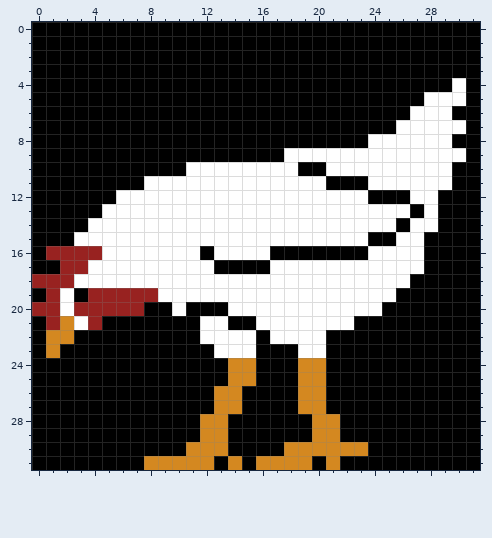
Pixel-art sprite: resources/Sprite/chicken_peck/chicken_peck.png. The picture above is the old version.
The file is 32x32 pixels.
New version:
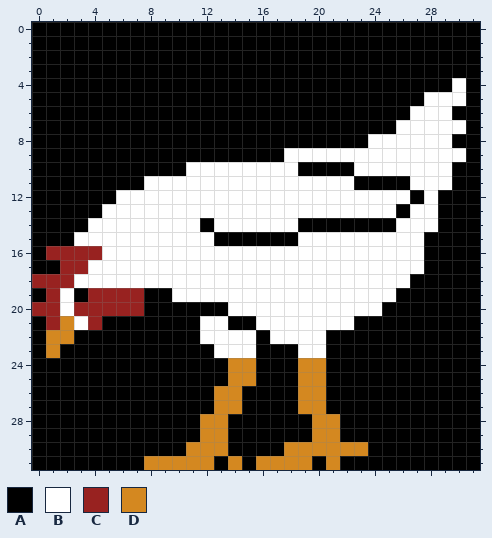
Palette (. is transparent): A #000000  B #ffffff  C #982220  D #d48820
Changes in this commit:
y 10: x 21..22 BB -> AA
y 11: x 21..22 AA -> BB; x 24..26 BBB -> AAA
y 12: x 24..27 AAAB -> BBBA
y 13: x 26..27 BA -> AB
y 14: x 12 B -> A; x 19..26 BBBBBBBA -> AAAAAAAB
y 15: x 13..18 BBBBBB -> AAAAAA; x 24..25 AA -> BB
y 16: x 12 A -> B; x 17..23 AAAAAAA -> BBBBBBB
y 17: x 13..16 AAAA -> BBBB
y 19: x 8..9 CB -> AA
y 20: x 10 B -> A
